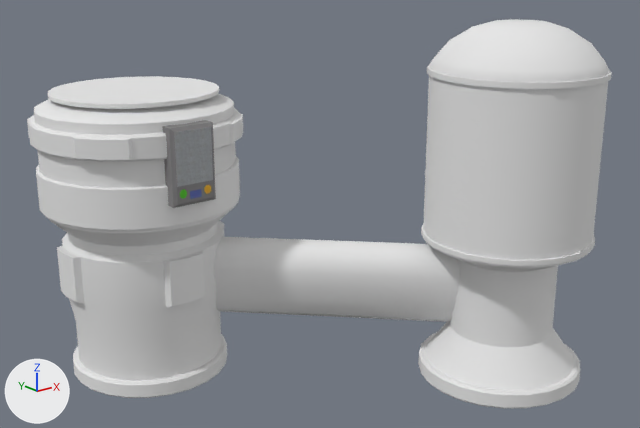
A saved change to the Blender file Assets/SpaceCrane.blend.
Before and after are seen from a camera (50 mm lens) standing at (-3.33, -6.57, 2.64) and looking at (1.07, -1.08, 0.44). Arrows for +X, +Y and +Z are at lower left; the lights stay in place.

Objects in the first picture: 'arm', 'base', 'core', 'tank'.
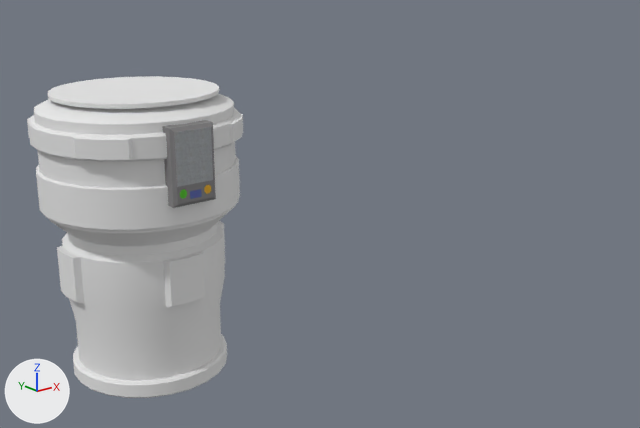
Edits to the scene script, one JSON object a line:
```json
{"op": "add", "block": "ob_tank", "code": "ob_tank.hide_set(True)  # its collection is switched off"}
{"op": "add", "block": "ob_arm", "code": "ob_arm.hide_set(True)  # its collection is switched off"}
```

Pixel boxes [x1, y1, x2, y2] of what changed, in the pictures (640 x 428 px):
```json
{"object": "tank", "change": "hidden", "before": [418, 19, 612, 409]}
{"object": "arm", "change": "hidden", "before": [214, 237, 459, 322]}
```
